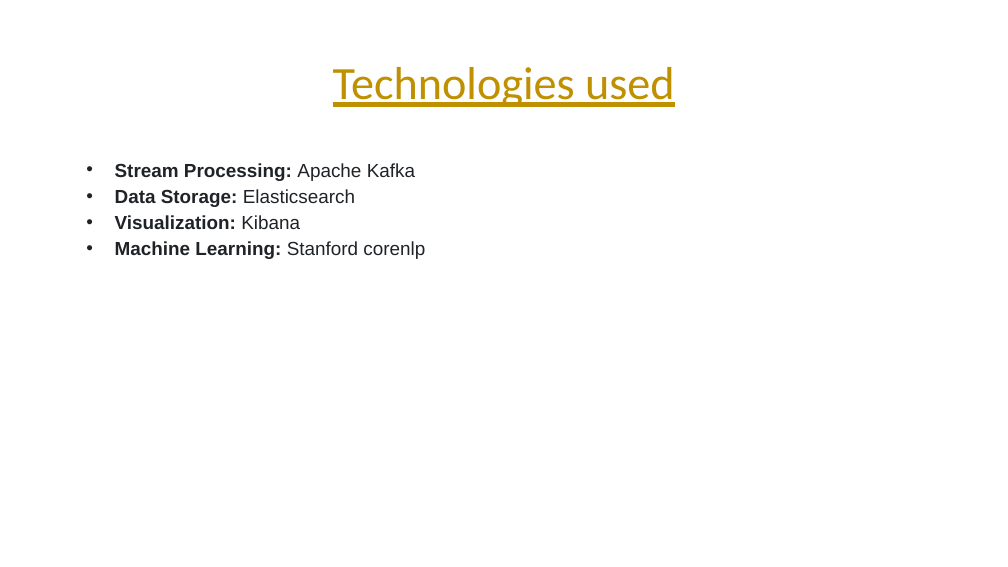
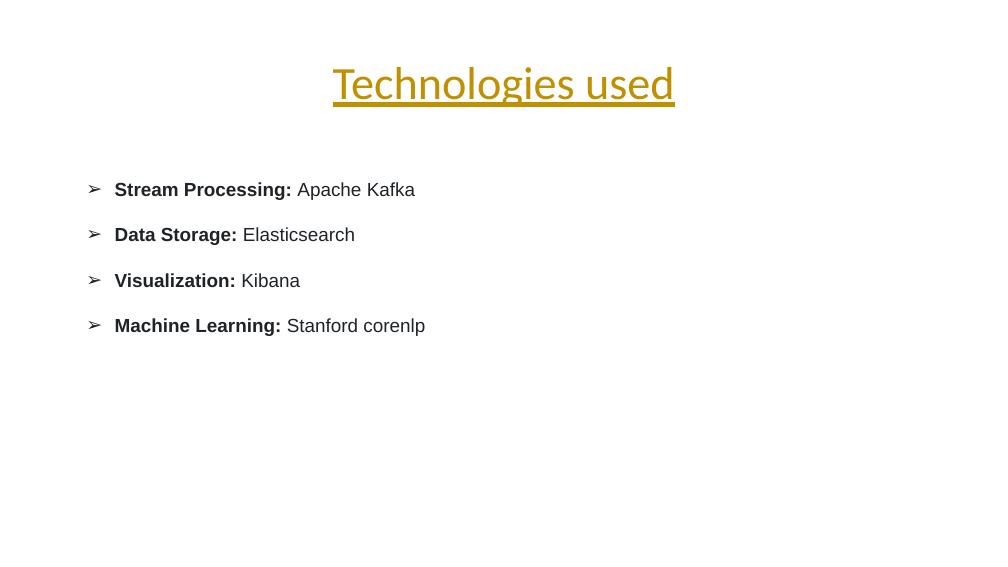
Before and after one commit to amjadAwad95/Twitter-Stream-Processing-Pipeline, a slide deck: slide 6 of Presentation/Presentation.pptx (slide 7 before the commit). Drawn at 1008x567 pixels with LibreOffice and Linux fonts; fonts in the diff are those of the drawing. Boxes give left, top, right and bottom in pixels: in the first picture for what was removed or moved away, otherwise in the second. Text is boxed around its words. In the diff, an @@ line names an element or a change of style, - is before the commit and + after.

```diff
--- a/Presentation/Presentation.pptx
+++ b/Presentation/Presentation.pptx
@@ text "Stream Processing: Apache Kafka" at [115, 182, 425, 336]: bullet • to ➢; line spacing 1.15 to 2 @@
```
Also in this commit, not shown: 5 other slides changed, 1 slide removed.
